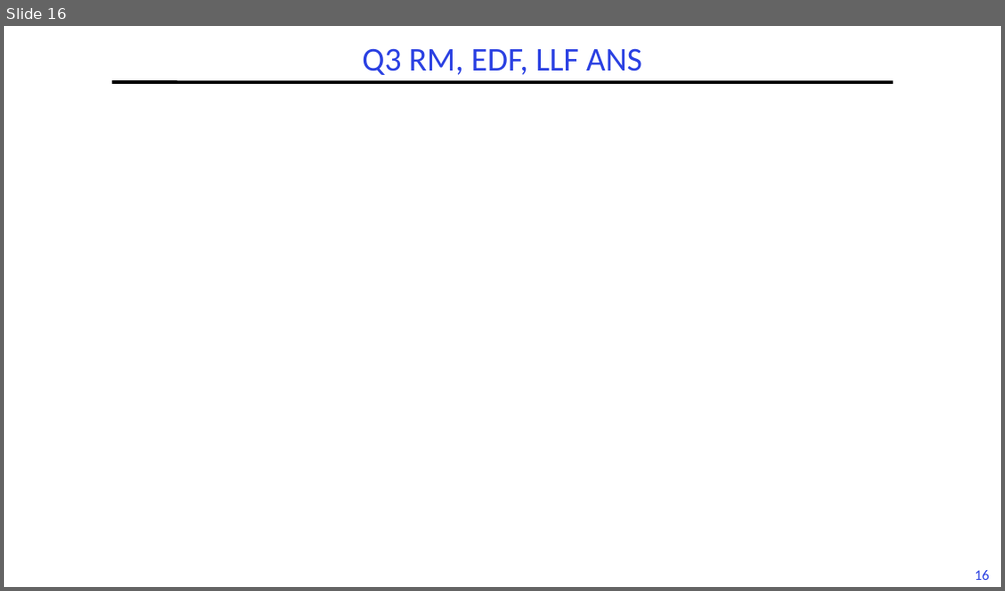
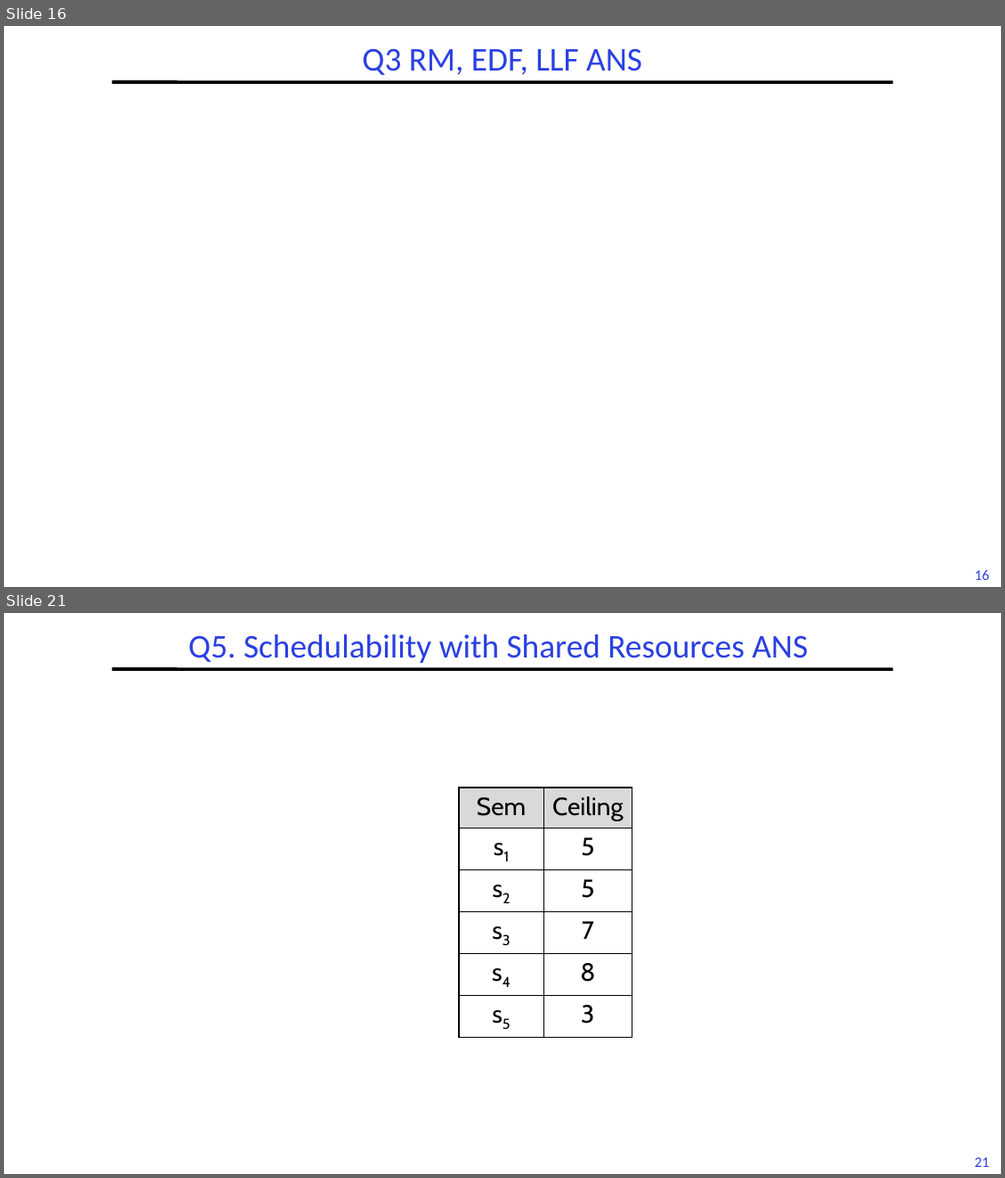
Before and after one commit to guhofstra/CSC256Fa25, a slide deck: PPTs/L6-Exercises ANS.pptx. Shown one above the other, each under a label of ours: slide 16 before the commit, slides 16 and 21 after it; the slides between them are not shown. The pictures are 1005x591 and 1005x1178 pixels, drawn with LibreOffice and Linux fonts; fonts in the diff are those of the drawing; grey boxes stand for pictures. Boxes give left, top, right and bottom in pixels: in the first picture for what was removed or moved away, otherwise in the second. Text is boxed around its words. In the diff, an @@ line names an element or a change of style, - is before the commit and + after.

```diff
--- a/PPTs/L6-Exercises ANS.pptx
+++ b/PPTs/L6-Exercises ANS.pptx
@@ slide 21 added at [4, 613, 1001, 1174], background #FFFFFF; not listed: 2 template elements that a slide beside it also shows @@
@@ title added at [188, 634, 808, 663], 32 pt, text #2A40E2 @@
+Q5. Schedulability with Shared Resources ANS
@@ table added at [459, 787, 631, 1037], 6 rows, 2 columns @@
+Sem | Ceiling
+s1 | 5
+s2 | 5
+s3 | 7
+s4 | 8
+s5 | 3
```
Also in this commit, not shown: 12 other slides added, 3 other files.
